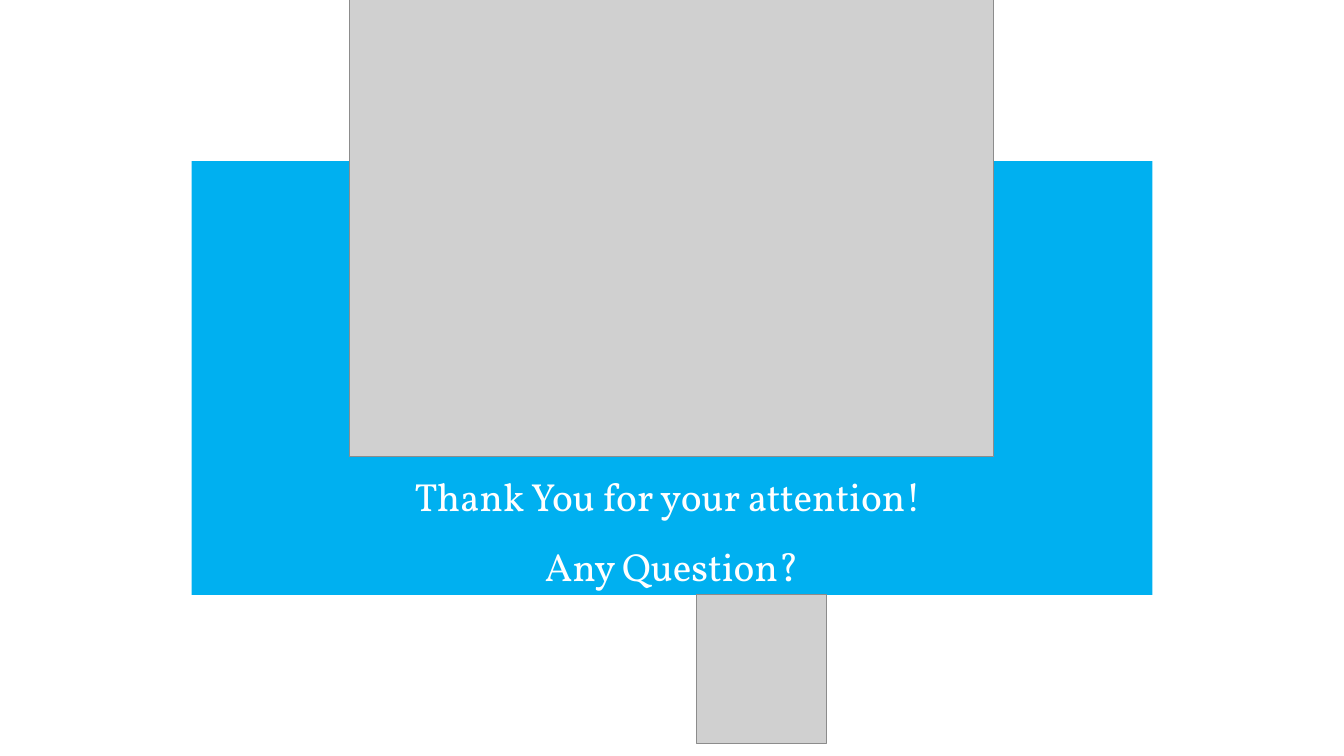
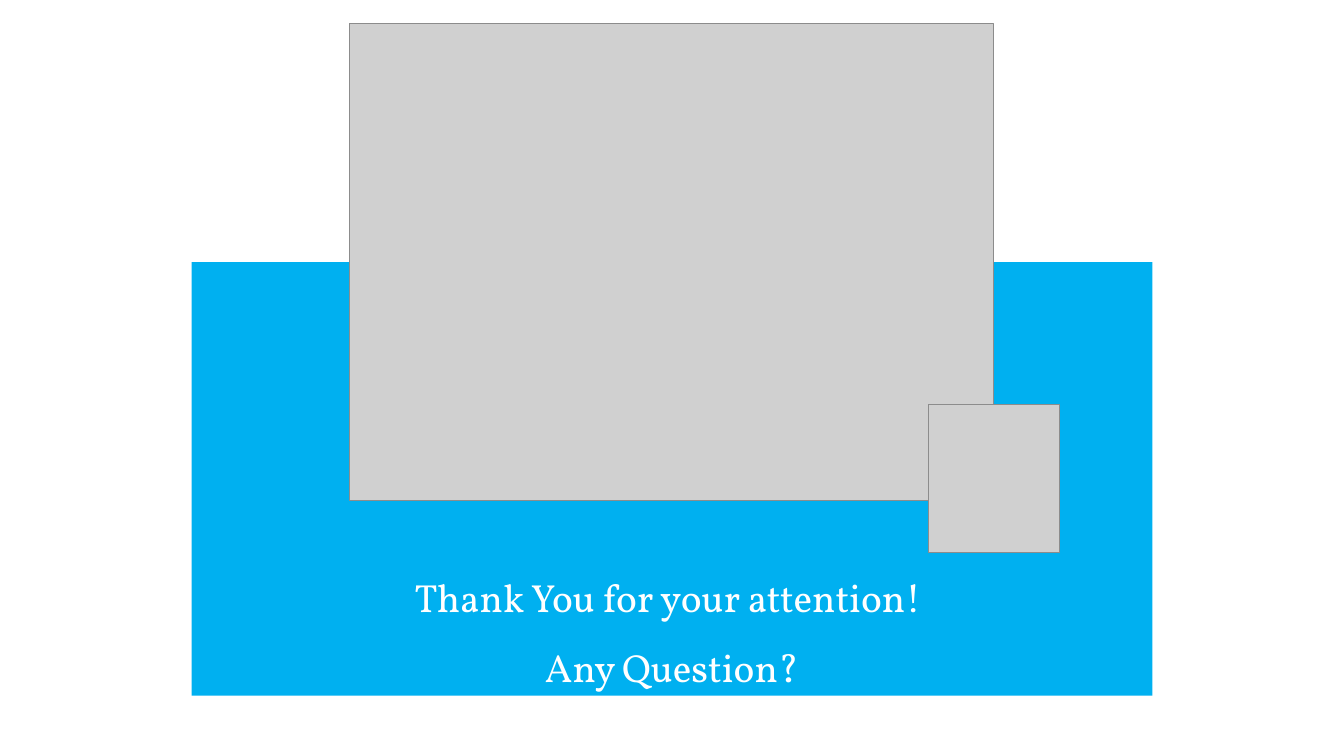
Before and after one commit to meteoNL/CloudParcelModel_SOACproject, a slide deck: slide 18 of presentation.pptx. Drawn at 1344x756 pixels with LibreOffice and Linux fonts; fonts in the diff are those of the drawing; grey boxes stand for pictures. Boxes give left, top, right and bottom in pixels: in the first picture for what was removed or moved away, otherwise in the second. Text is boxed around its words. In the diff, an @@ line names an element or a change of style, - is before the commit and + after.

```diff
--- a/presentation.pptx
+++ b/presentation.pptx
@@ picture: place and size @@
-picture at box(350, 0, 994, 457)
+picture at box(350, 24, 994, 500)
@@ title "Thank You for your attention! ...": place and size @@
-title "Thank You for your attention! ..." at box(192, 161, 1152, 595)
+title "Thank You for your attention! ..." at box(192, 262, 1152, 696)
@@ picture added at box(929, 404, 1060, 553) @@
@@ picture removed at box(697, 595, 828, 743) @@
```
Also in this commit, not shown: 5 other slides changed.
